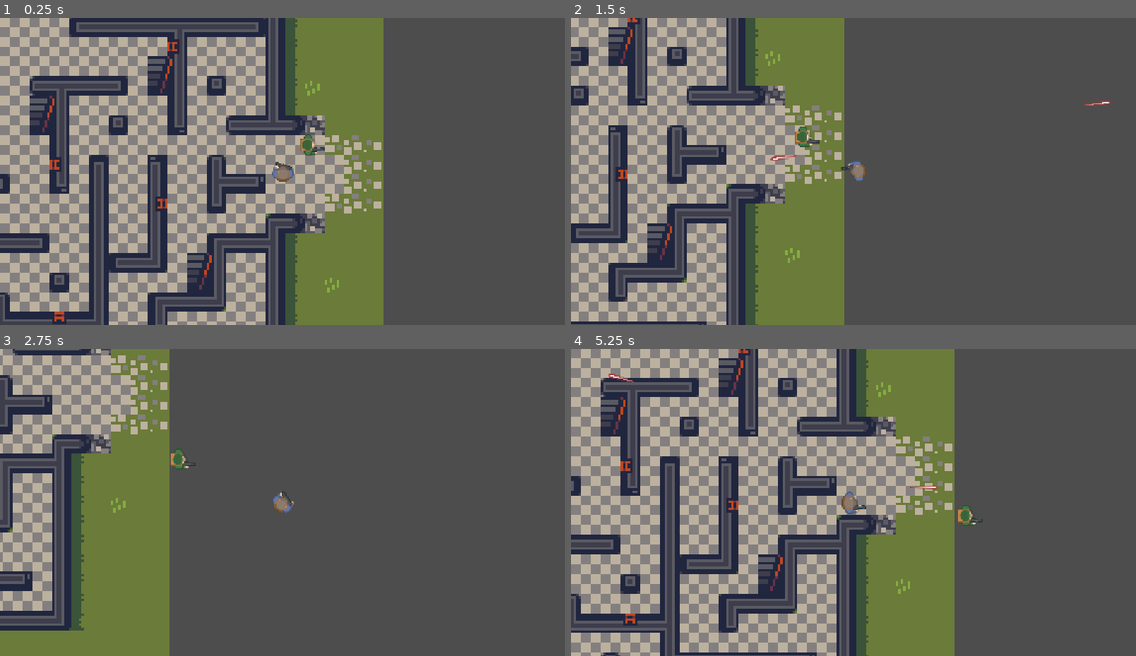
Above: before the commit, frames 1-4 (two rows, left to right).
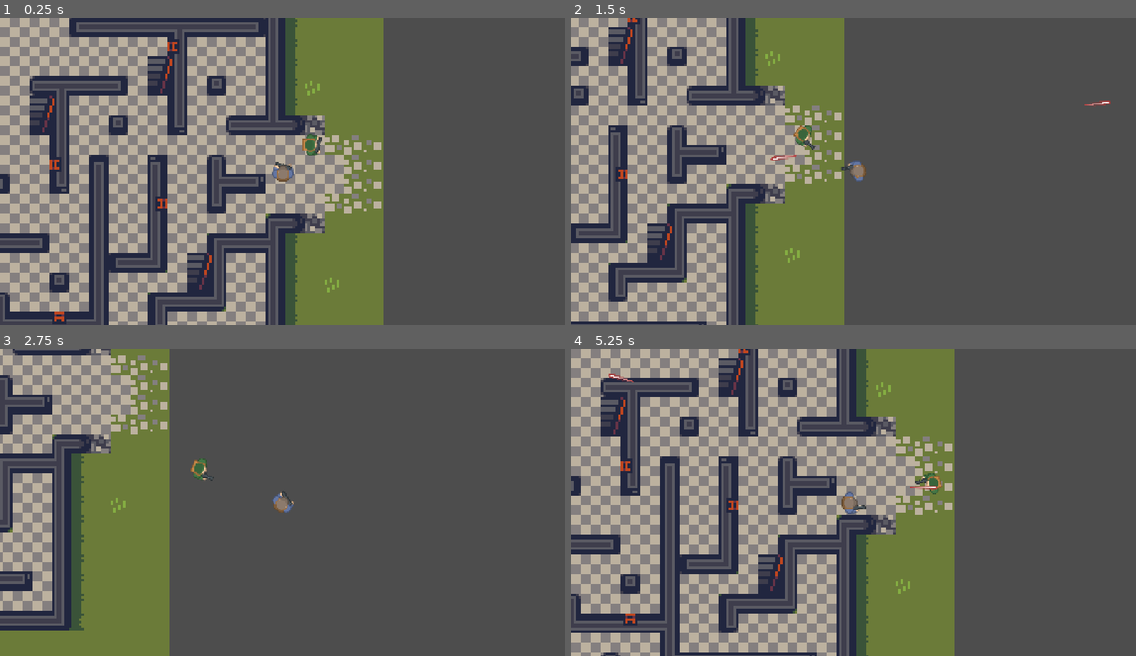
Above: after the commit, the same moments.

Repository: KeralaBlasters/year11godot
Game: Godot game, scene res://Scenes/Levels/Level1.tscn
The game is run twice, just before and just after one commit, with the same random seed, the same clock (stepped at 60 frames per second) and the same inputs.
Inputs (mouse positions are in pixels of both pictures, inside the frame that each line leads up to):
- Up to frame 1 (0.25 s): no input
- Up to frame 2 (1.5 s): tap Enter at 0.5 s; move the mouse to (977, 156) at 0.52 s; hold D (right) 0.53-1.28 s; click (977, 156) at 0.6 s; move the mouse to (740, 186) at 1.27 s; hold S (down) from 1.28 s (still down); click (740, 186) at 1.35 s
- Up to frame 3 (2.75 s): move the mouse to (339, 434) at 2.02 s; release S (down) at 2.03 s; hold D (right) from 2.03 s (still down); click (339, 434) at 2.1 s
- Up to frame 4 (5.25 s): move the mouse to (825, 563) at 2.77 s; release D (right) at 2.78 s; hold W (up) 2.78-3.53 s; click (825, 563) at 2.85 s; move the mouse to (1023, 548) at 3.52 s; hold A (left) 3.53-5.03 s; click (1023, 548) at 3.6 s; move the mouse to (684, 456) at 4.27 s; click (684, 456) at 4.35 s; move the mouse to (881, 502) at 5.02 s; hold S (down) from 5.03 s (still down); click (881, 502) at 5.1 s

The runs differ from the first frame. In frame 1, 0.2% of the frame differs, in the area x 53-58%, y 37-45%; in frame 2, 0.2%; in frame 3, 0.2%; in frame 4, 0.3%, in the area x 60-73%, y 40-58%.

Commit message:
Worked on the title screen and the enemy
I started making the title screen and worked on making the enemy attack the player.

Diff:
--- /dev/null
+++ b/Thekeralablastersgame/Scenes/Levels/menu.tscn
@@ -0,0 +1,42 @@
+[gd_scene load_steps=2 format=3 uid="uid://c7m24qxsulb7v"]
+
+[ext_resource type="Script" path="res://menu.gd" id="1_nvq0i"]
+
+[node name="Menu" type="Control"]
+layout_mode = 3
+anchors_preset = 15
+anchor_right = 1.0
+anchor_bottom = 1.0
+grow_horizontal = 2
+grow_vertical = 2
+script = ExtResource("1_nvq0i")
+
+[node name="MarginContainer" type="MarginContainer" parent="."]
+layout_mode = 1
+anchors_preset = 8
+anchor_left = 0.5
+anchor_top = 0.5
+anchor_right = 0.5
+anchor_bottom = 0.5
+offset_left = -23.5
+offset_top = -33.0
+offset_right = 23.5
+offset_bottom = 33.0
+grow_horizontal = 2
+grow_vertical = 2
+
+[node name="VBoxContainer" type="VBoxContainer" parent="MarginContainer"]
+layout_mode = 2
+size_flags_horizontal = 4
+
+[node name="Play" type="Button" parent="MarginContainer/VBoxContainer"]
+layout_mode = 2
+text = "PLAY"
+
+[node name="Quit" type="Button" parent="MarginContainer/VBoxContainer"]
+layout_mode = 2
+size_flags_horizontal = 4
+text = "QUIT"
+
+[connection signal="pressed" from="MarginContainer/VBoxContainer/Play" to="." method="_on_play_pressed"]
+[connection signal="pressed" from="MarginContainer/VBoxContainer/Quit" to="." method="_on_quit_pressed"]
--- a/Thekeralablastersgame/Scenes/enemy.gd
+++ b/Thekeralablastersgame/Scenes/enemy.gd
@@ -4,11 +4,38 @@
 var attacking = false
 var player = null
 
+@onready var animation_player = $AnimationPlayer
+
+@export var player_look_at: NodePath
+
+@export var Enemy_bullet = PackedScene
+
+enum state {IDLE, ATTACK}
+var enemy_anim_state = state.IDLE
+
 func _physics_process(delta):
 	if attacking:
 		position += (player.position - position)/enemy_speed
+		enemy_anim_state = state.ATTACK
+	else:
+		enemy_anim_state = state.IDLE
 
+	#if _on_detect_player_area_body_entered(player):
+		#var c = Enemy_bullet.instantiate()
+		#owner.add_child(c)
+		#c.transform = $EnemyMuzzle.global_transform
 
+	if player:
+		look_at(player.global_position)
+
+	update_enemy_animation()
+
+func update_enemy_animation():
+	match enemy_anim_state:
+		state.IDLE:
+			$AnimationPlayer.play("idle")
+		state.ATTACK:
+			$AnimationPlayer.play("attack")
 
 
 func _on_detect_player_area_body_entered(body):
@@ -17,6 +44,7 @@
 
 
 
+
 func _on_detect_player_area_body_exited(body):
 	player = null
 	attacking = false
--- a/Thekeralablastersgame/Scenes/enemy.tscn
+++ b/Thekeralablastersgame/Scenes/enemy.tscn
@@ -11,15 +11,81 @@
 animations = [{
 "frames": [{
 "duration": 1.0,
-"texture": ExtResource("1_vu0pt")
-}, {
-"duration": 1.0,
 "texture": ExtResource("2_ocfbl")
 }],
+"loop": true,
+"name": &"attack",
+"speed": 5.0
+}, {
+"frames": [{
+"duration": 1.0,
+"texture": ExtResource("1_vu0pt")
+}],
 "loop": false,
-"name": &"default",
+"name": &"idle",
 "speed": 5.0
 }]
+
+[sub_resource type="Animation" id="Animation_pptic"]
+length = 0.2
+loop_mode = 1
+tracks/0/type = "value"
+tracks/0/imported = false
+tracks/0/enabled = true
+tracks/0/path = NodePath("Sprite:frame")
+tracks/0/interp = 1
+tracks/0/loop_wrap = true
+tracks/0/keys = {
+"times": PackedFloat32Array(0),
+"transitions": PackedFloat32Array(1),
+"update": 1,
+"values": [0]
+}
+tracks/1/type = "value"
+tracks/1/imported = false
+tracks/1/enabled = true
+tracks/1/path = NodePath("Sprite:animation")
+tracks/1/interp = 1
+tracks/1/loop_wrap = true
+tracks/1/keys = {
+"times": PackedFloat32Array(0),
+"transitions": PackedFloat32Array(1),
+"update": 1,
+"values": ["attack"]
+}
+
+[sub_resource type="Animation" id="Animation_lgine"]
+length = 0.2
+tracks/0/type = "value"
+tracks/0/imported = false
+tracks/0/enabled = true
+tracks/0/path = NodePath("Sprite:frame")
+tracks/0/interp = 1
+tracks/0/loop_wrap = true
+tracks/0/keys = {
+"times": PackedFloat32Array(0),
+"transitions": PackedFloat32Array(1),
+"update": 1,
+"values": [0]
+}
+tracks/1/type = "value"
+tracks/1/imported = false
+tracks/1/enabled = true
+tracks/1/path = NodePath("Sprite:animation")
+tracks/1/interp = 1
+tracks/1/loop_wrap = true
+tracks/1/keys = {
+"times": PackedFloat32Array(0),
+"transitions": PackedFloat32Array(1),
+"update": 1,
+"values": ["idle"]
+}
+
+[sub_resource type="AnimationLibrary" id="AnimationLibrary_w202s"]
+_data = {
+"attack": SubResource("Animation_pptic"),
+"idle": SubResource("Animation_lgine")
+}
 
 [node name="Enemy" type="CharacterBody2D"]
 script = ExtResource("1_qvcea")
@@ -30,8 +96,8 @@
 
 [node name="Sprite" type="AnimatedSprite2D" parent="."]
 sprite_frames = SubResource("SpriteFrames_pen4w")
-frame = 1
-frame_progress = 1.0
+animation = &"attack"
+autoplay = "idle"
 
 [node name="DetectPlayerArea" type="Area2D" parent="."]
 collision_layer = 2
@@ -39,7 +105,15 @@
 
 [node name="CollisionShape2D" type="CollisionPolygon2D" parent="DetectPlayerArea"]
 position = Vector2(71, 0)
-polygon = PackedVector2Array(-126, -1, -52, -158, -44, -151, -7, -132, 16, -110, 39, -69, 56, -24, 63, 1, 56, 37, 50, 67, 26, 97, 5, 120, -23, 137, -71, 164)
+polygon = PackedVector2Array(-126, -1, -52, -158, -44, -151, -7, -132, 16, -110, 39, -69, 250, -72, 256, -11, 252, 54, 259, 99, 26, 97, 5, 120, -23, 137, -71, 164)
+
+[node name="AnimationPlayer" type="AnimationPlayer" parent="."]
+libraries = {
+"": SubResource("AnimationLibrary_w202s")
+}
+
+[node name="EnemyMuzzle" type="Marker2D" parent="."]
+position = Vector2(30, 10)
 
 [connection signal="body_entered" from="DetectPlayerArea" to="." method="_on_detect_player_area_body_entered"]
 [connection signal="body_exited" from="DetectPlayerArea" to="." method="_on_detect_player_area_body_exited"]
--- a/Thekeralablastersgame/Scenes/player.tscn
+++ b/Thekeralablastersgame/Scenes/player.tscn
@@ -94,7 +94,7 @@
 
 [node name="AnimatedSprite2D" type="AnimatedSprite2D" parent="."]
 sprite_frames = SubResource("SpriteFrames_mke1q")
-animation = &"shoot"
+animation = &"idle"
 
 [node name="CollisionShape2D" type="CollisionShape2D" parent="."]
 shape = SubResource("CircleShape2D_1tfp5")
--- /dev/null
+++ b/Thekeralablastersgame/menu.gd
@@ -0,0 +1,12 @@
+extends Control
+
+
+
+func _on_play_pressed():
+	get_tree().change_scene_to_file("res://Scenes/Levels/Level1.tscn")
+
+
+
+
+func _on_quit_pressed():
+	get_tree().quit()
Not shown: 1 places in Thekeralablastersgame/Scenes/enemy.tscn that only renumber resources
Not shown, changed: Thekeralablastersgame/BUILDS/BUILD1/BUILD1.zip
Not shown, changed: Thekeralablastersgame/BUILDS/BUILD1/index.apple-touch-icon.png
Not shown, changed: Thekeralablastersgame/BUILDS/BUILD1/index.audio.worklet.js
Not shown, changed: Thekeralablastersgame/BUILDS/BUILD1/index.html
Not shown, changed: Thekeralablastersgame/BUILDS/BUILD1/index.icon.png
Not shown, changed: Thekeralablastersgame/BUILDS/BUILD1/index.js
Not shown, changed: Thekeralablastersgame/BUILDS/BUILD1/index.pck
Not shown, changed: Thekeralablastersgame/BUILDS/BUILD1/index.wasm
